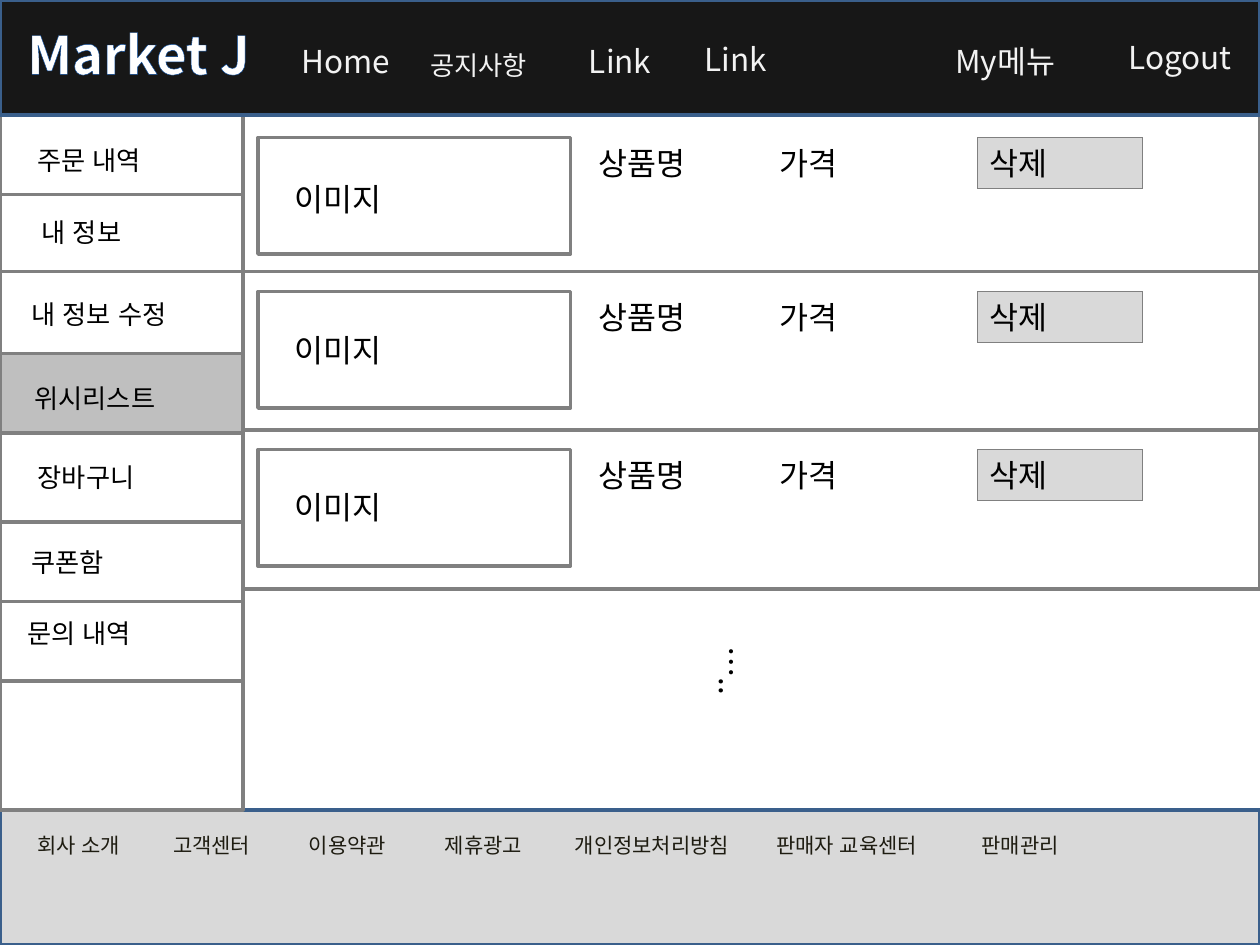
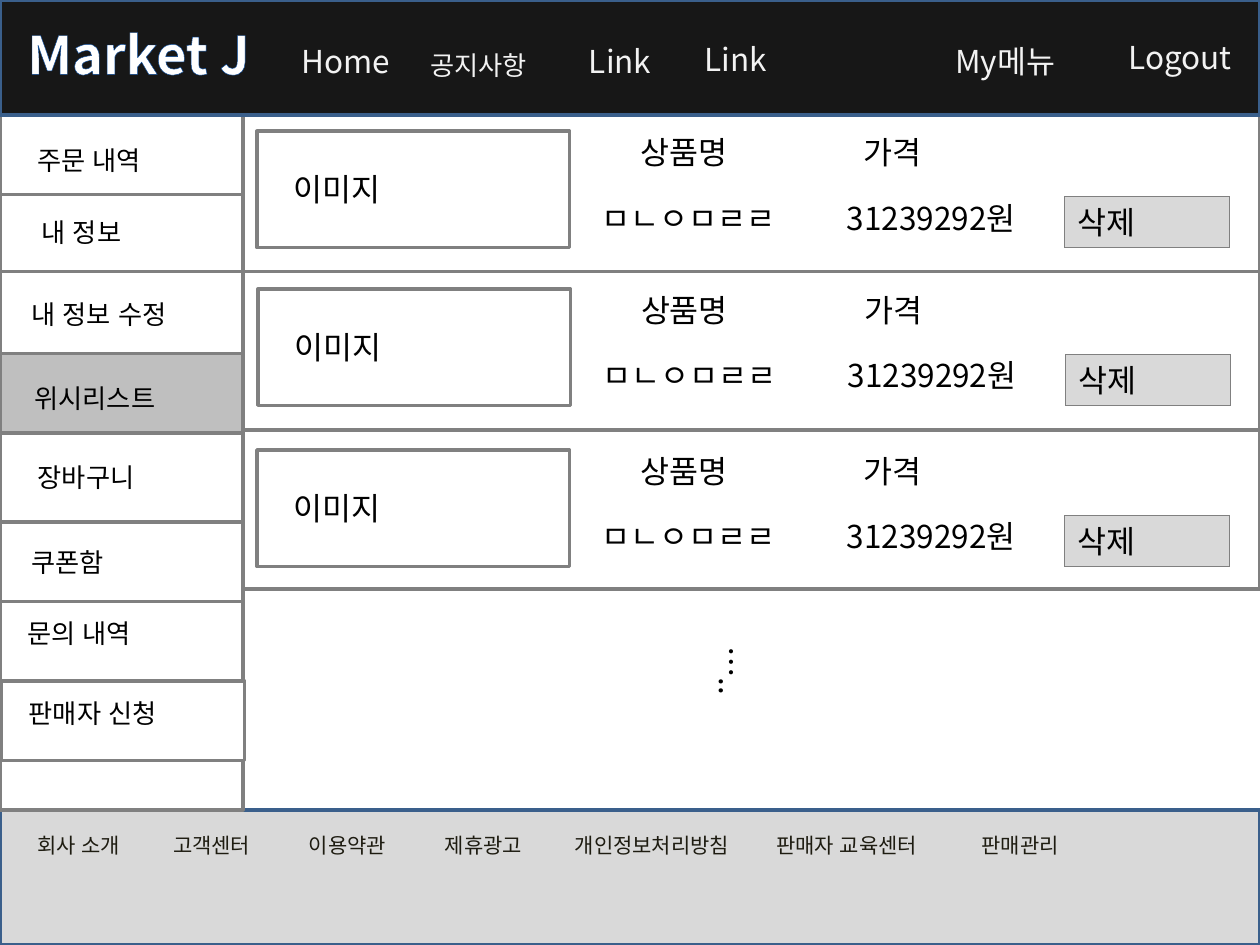
Before and after one commit to rosangels2/market, a slide deck: slide 11 of 포트폴리오/스토리보드/스토리보드.pptx (slide 9 before the commit). Drawn at 1260x945 pixels with LibreOffice and Linux fonts; fonts in the diff are those of the drawing. Boxes give left, top, right and bottom in pixels: in the first picture for what was removed or moved away, otherwise in the second. Text is boxed around its words. In the diff, an @@ line names an element or a change of style, - is before the commit and + after.

```diff
--- a/포트폴리오/스토리보드/스토리보드.pptx
+++ b/포트폴리오/스토리보드/스토리보드.pptx
@@ rectangle: place and size @@
-rectangle at <box>258,137,571,253</box>
+rectangle at <box>257,131,570,247</box>
@@ text "상품명": place and size @@
-text "상품명" at <box>599,149,686,178</box>
+text "상품명" at <box>640,138,727,167</box>
@@ text "가격": place and size @@
-text "가격" at <box>779,149,837,178</box>
+text "가격" at <box>864,138,922,167</box>
@@ text "이미지": place and size @@
-text "이미지" at <box>294,185,381,214</box>
+text "이미지" at <box>294,175,381,204</box>
@@ text added at <box>847,204,1016,232</box>, 18 pt, text #000000 @@
+31239292원
@@ rectangle "삭제": place and size @@
-rectangle "삭제" at <box>978,139,1143,189</box>
+rectangle "삭제" at <box>1065,197,1230,247</box>
@@ text added at <box>601,210,775,226</box>, 18 pt, text #000000 @@
+ㅁㄴㅇㅁㄹㄹ
@@ text "상품명": place and size @@
-text "상품명" at <box>599,303,686,332</box>
+text "상품명" at <box>641,296,728,325</box>
@@ text "가격": place and size @@
-text "가격" at <box>779,303,837,332</box>
+text "가격" at <box>864,296,922,325</box>
@@ rectangle "삭제": place and size @@
-rectangle "삭제" at <box>978,292,1143,343</box>
+rectangle "삭제" at <box>1066,354,1231,404</box>
@@ text added at <box>602,367,776,383</box>, 18 pt, text #000000 @@
+ㅁㄴㅇㅁㄹㄹ
@@ text added at <box>848,361,1017,389</box>, 18 pt, text #000000 @@
+31239292원
@@ text "상품명": place and size @@
-text "상품명" at <box>599,461,686,490</box>
+text "상품명" at <box>640,457,727,486</box>
@@ text "가격": place and size @@
-text "가격" at <box>779,461,837,490</box>
+text "가격" at <box>864,457,922,486</box>
@@ text added at <box>601,528,775,544</box>, 18 pt, text #000000 @@
+ㅁㄴㅇㅁㄹㄹ
@@ text added at <box>847,522,1016,550</box>, 18 pt, text #000000 @@
+31239292원
@@ rectangle "삭제": place and size @@
-rectangle "삭제" at <box>978,450,1143,500</box>
+rectangle "삭제" at <box>1065,515,1230,566</box>
@@ rectangle added at <box>1,682,244,761</box>, fill #FFFFFF, outline #808080 2 pt @@
@@ text added at <box>29,701,157,725</box>, 15 pt, text #000000 @@
+판매자 신청
```
Also in this commit, not shown: 10 other slides changed, 14 slides added, 18 slides removed.
